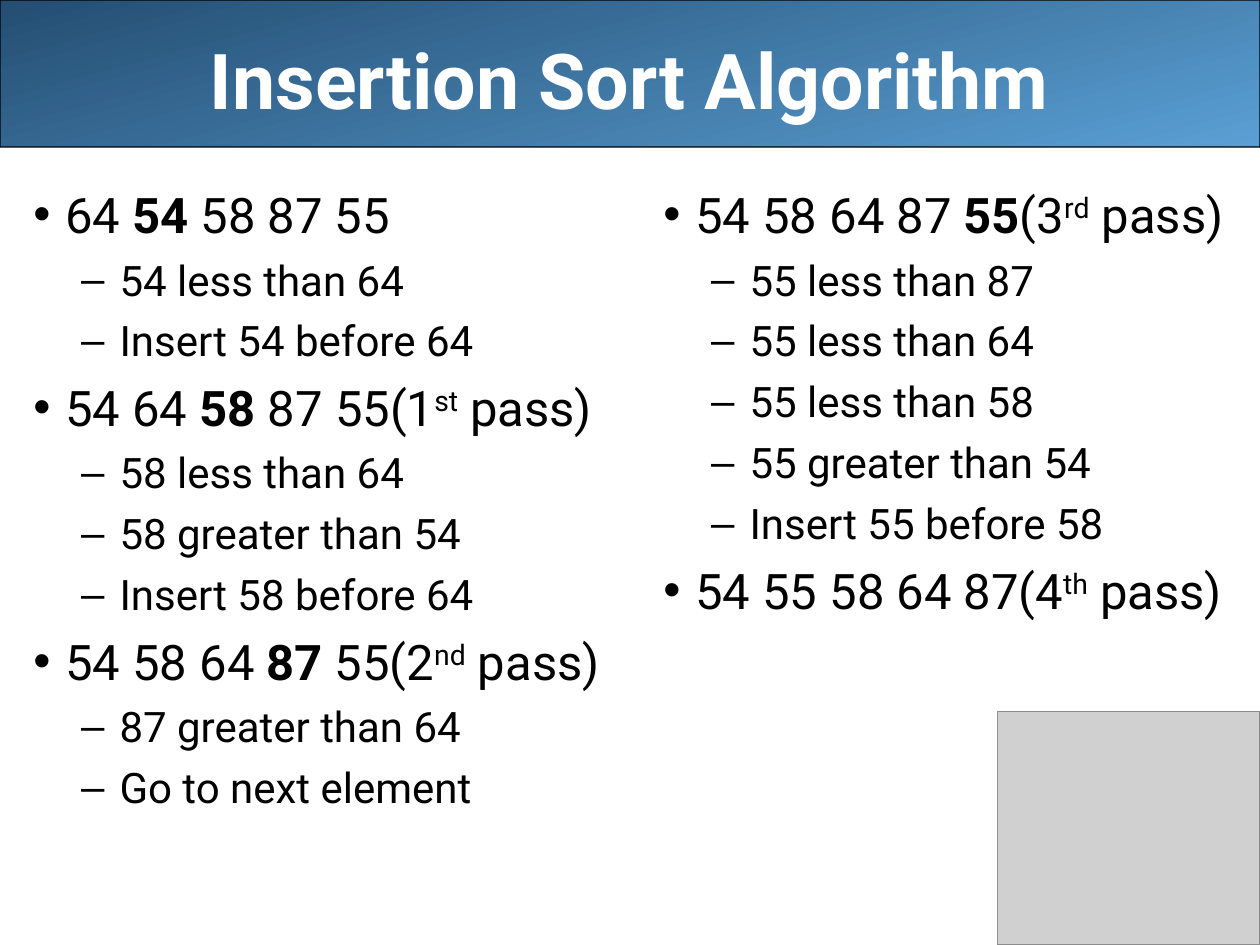
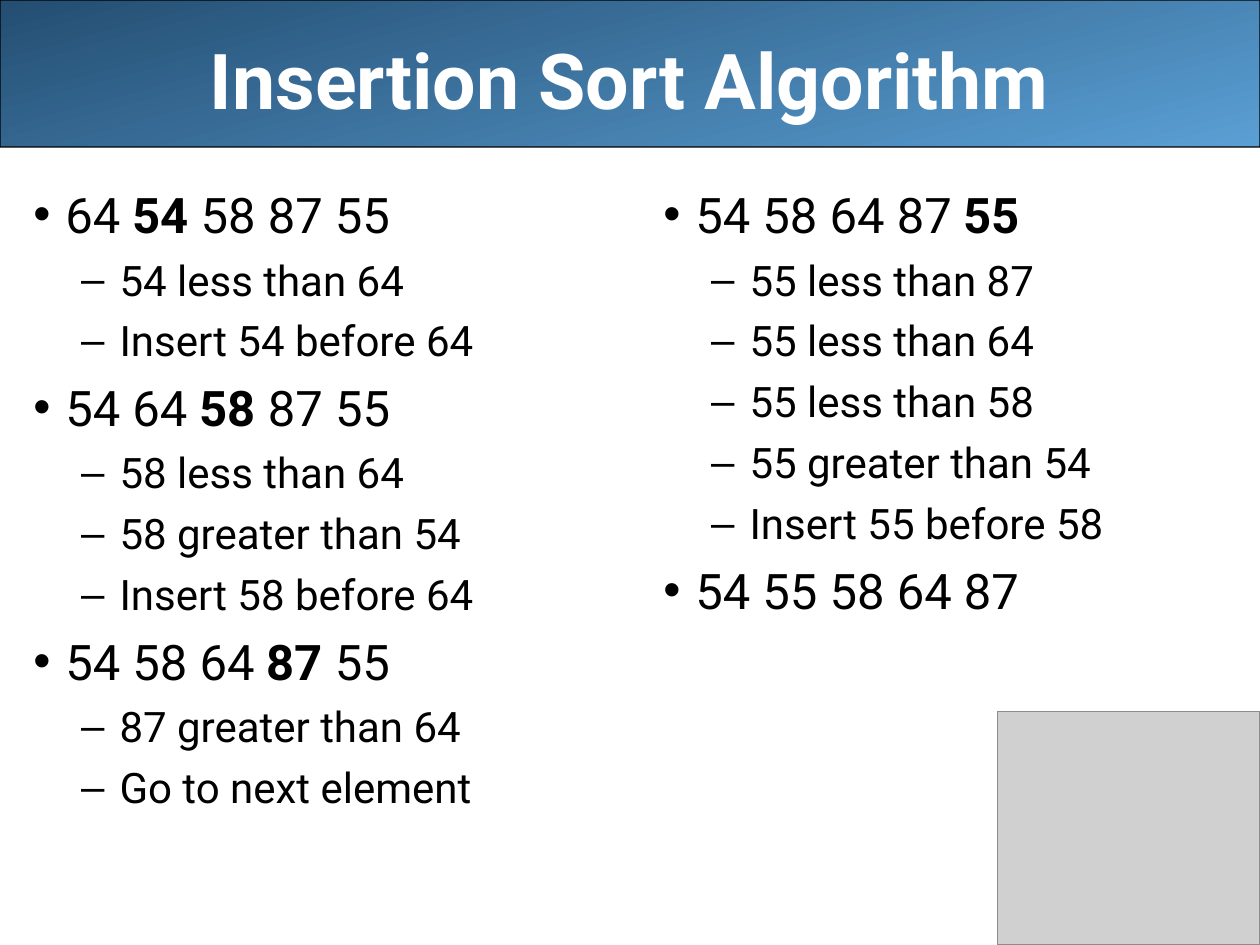
Before and after one commit to LongBaoNguyen/longbaonguyen.github.io, a slide deck: slide 12 of courses/apcsa/lecture19.ppt (slide 13 before the commit). Drawn at 1260x945 pixels with LibreOffice and Linux fonts; fonts in the diff are those of the drawing; grey boxes stand for pictures. Boxes give left, top, right and bottom in pixels: in the first picture for what was removed or moved away, otherwise in the second. Text is boxed around its words. In the diff, an @@ line names an element or a change of style, - is before the commit and + after.

```diff
--- a/courses/apcsa/lecture19.ppt
+++ b/courses/apcsa/lecture19.ppt
@@ text at (x1=695, y1=197, x2=1020, y2=234): text changed @@
-• 54 58 64 87 55(3rd pass)
+• 54 58 64 87 55
@@ text at (x1=65, y1=390, x2=390, y2=427): text changed @@
-• 54 64 58 87 55(1st pass)
+• 54 64 58 87 55
@@ text at (x1=695, y1=573, x2=1019, y2=610): text changed @@
-• 54 55 58 64 87(4th pass)
+• 54 55 58 64 87
@@ text at (x1=65, y1=644, x2=390, y2=681): text changed @@
-• 54 58 64 87 55(2nd pass)
+• 54 58 64 87 55
```
Also in this commit, not shown: 1 slide removed, 4 other files.
